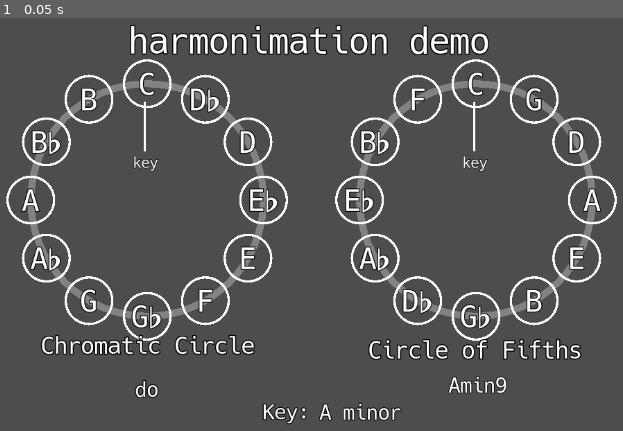
Above: before the commit, frame 1.
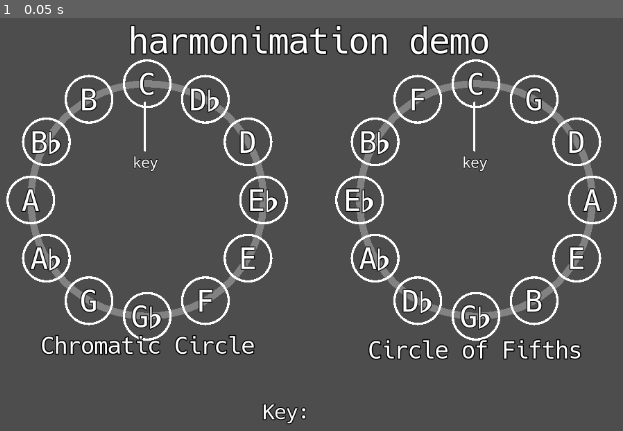
Above: after the commit, the same moment.

Repository: melodysium/harmonimation
Game: Godot game, scene res://src/video/video.tscn
Same seed, same stepped clock (60 frames per second), same inputs: the game is played once before the commit and once after it. The project has no main scene, so this scene is started directly.
Inputs:
- Up to frame 1 (0.05 s): no input

The runs differ from the first frame. In frame 1, 0.5% of the frame differs, in the area x 21-82%, y 86-98%.

Commit message:
build: upgrade to godot 4.6

Diff:
--- a/godot-animator/project.godot
+++ b/godot-animator/project.godot
@@ -8,11 +8,15 @@
 
 config_version=5
 
+[animation]
+
+compatibility/default_parent_skeleton_in_mesh_instance_3d=true
+
 [application]
 
 config/name="harmonimation"
 config/description=" A program for visualizing music theory from sheet music transcriptions."
-config/features=PackedStringArray("4.5", "GL Compatibility")
+config/features=PackedStringArray("4.6", "GL Compatibility")
 config/icon="res://icon.svg"
 
 [autoload]
--- a/godot-animator/src/video/video.tscn
+++ b/godot-animator/src/video/video.tscn
@@ -1641,102 +1641,100 @@
 v = 7
 metadata/_custom_type_script = "uid://0e4sadresek3"
 
-[node name="HarmonimationScene" type="Node2D"]
+[node name="HarmonimationScene" type="Node2D" unique_id=515163253]
 script = ExtResource("1_oxdmo")
 music_data = ExtResource("2_xqbfy")
 song_audio = ExtResource("9_xqbfy")
 
-[node name="AnimationPlayer" type="AnimationPlayer" parent="."]
-libraries = {
-&"": SubResource("AnimationLibrary_4pb6b")
-}
-
-[node name="Chromatic Circle" parent="." instance=ExtResource("1_dt7ry")]
+[node name="AnimationPlayer" type="AnimationPlayer" parent="." unique_id=1853232059]
+libraries/ = SubResource("AnimationLibrary_4pb6b")
+
+[node name="Chromatic Circle" parent="." unique_id=1967897926 instance=ExtResource("1_dt7ry")]
 position = Vector2(342, 280)
 scale = Vector2(3.3555903, 3.3555903)
 
-[node name="KeySource" type="Node" parent="Chromatic Circle"]
+[node name="KeySource" type="Node" parent="Chromatic Circle" unique_id=1121029449]
 script = ExtResource("4_wod8t")
 metadata/_custom_type_script = "uid://cswoi2ulms38l"
 
-[node name="PitchesInKey" type="Node" parent="Chromatic Circle/KeySource"]
+[node name="PitchesInKey" type="Node" parent="Chromatic Circle/KeySource" unique_id=1769928271]
 script = ExtResource("5_lbcb2")
 metadata/_custom_type_script = "uid://bsb7hruywuhj"
 
-[node name="ChordSource" type="Node" parent="Chromatic Circle"]
+[node name="ChordSource" type="Node" parent="Chromatic Circle" unique_id=542833809]
 script = ExtResource("4_wod8t")
 max_active = SubResource("Resource_xqbfy")
 metadata/_custom_type_script = "uid://cswoi2ulms38l"
 
-[node name="CirclePlayedChords" type="Node" parent="Chromatic Circle/ChordSource"]
+[node name="CirclePlayedChords" type="Node" parent="Chromatic Circle/ChordSource" unique_id=1245037804]
 script = ExtResource("5_t0067")
 metadata/_custom_type_script = "uid://cf20l3in8ynmy"
 
-[node name="ConnectPlayedChords" type="Node" parent="Chromatic Circle/ChordSource"]
+[node name="ConnectPlayedChords" type="Node" parent="Chromatic Circle/ChordSource" unique_id=1902164306]
 script = ExtResource("8_tjhhp")
 metadata/_custom_type_script = "uid://ckd4t2dh4svug"
 
-[node name="Circle of Fifths" parent="." instance=ExtResource("1_dt7ry")]
+[node name="Circle of Fifths" parent="." unique_id=1304159495 instance=ExtResource("1_dt7ry")]
 position = Vector2(816, 280)
 scale = Vector2(3.355919, 3.355919)
 pitches_per_step = 7
 
-[node name="KeySource" type="Node" parent="Circle of Fifths"]
+[node name="KeySource" type="Node" parent="Circle of Fifths" unique_id=1000119627]
 script = ExtResource("4_wod8t")
 metadata/_custom_type_script = "uid://cswoi2ulms38l"
 
-[node name="PitchesInKey" type="Node" parent="Circle of Fifths/KeySource"]
+[node name="PitchesInKey" type="Node" parent="Circle of Fifths/KeySource" unique_id=90128178]
 script = ExtResource("5_lbcb2")
 metadata/_custom_type_script = "uid://bsb7hruywuhj"
 
-[node name="ChordSource" type="Node" parent="Circle of Fifths"]
+[node name="ChordSource" type="Node" parent="Circle of Fifths" unique_id=2132488601]
 script = ExtResource("4_wod8t")
 max_active = SubResource("Resource_oxdmo")
 metadata/_custom_type_script = "uid://cswoi2ulms38l"
 
-[node name="CirclePlayedChords" type="Node" parent="Circle of Fifths/ChordSource"]
+[node name="CirclePlayedChords" type="Node" parent="Circle of Fifths/ChordSource" unique_id=173939407]
 script = ExtResource("5_t0067")
 metadata/_custom_type_script = "uid://cf20l3in8ynmy"
 
-[node name="ConnectPlayedChords" type="Node" parent="Circle of Fifths/ChordSource"]
+[node name="ConnectPlayedChords" type="Node" parent="Circle of Fifths/ChordSource" unique_id=1505510096]
 script = ExtResource("8_tjhhp")
 metadata/_custom_type_script = "uid://ckd4t2dh4svug"
 
-[node name="AudioStreamPlayer" type="AudioStreamPlayer" parent="."]
-
-[node name="CurrentChordText" parent="." instance=ExtResource("10_0d2eh")]
+[node name="AudioStreamPlayer" type="AudioStreamPlayer" parent="." unique_id=504241043]
+
+[node name="CurrentChordText" parent="." unique_id=418119648 instance=ExtResource("10_0d2eh")]
 offset_left = 672.0
 offset_top = 529.0
 offset_right = 966.0
 offset_bottom = 569.0
 theme = ExtResource("11_4pb6b")
 theme_override_constants/outline_size = 6
-text = "Amin9"
+text = ""
 text_source = 2
 
-[node name="CurrentLyrics" parent="." instance=ExtResource("10_0d2eh")]
+[node name="CurrentLyrics" parent="." unique_id=948670699 instance=ExtResource("10_0d2eh")]
 offset_left = 179.0
 offset_top = 524.0
 offset_right = 504.0
 offset_bottom = 586.0
 theme = ExtResource("11_4pb6b")
 theme_override_constants/outline_size = 8
-text = "do"
+text = ""
 text_source = 1
 transition_time = 0.001
 
-[node name="CurrentKey" parent="." instance=ExtResource("10_0d2eh")]
+[node name="CurrentKey" parent="." unique_id=1712847294 instance=ExtResource("10_0d2eh")]
 offset_left = 590.0
 offset_top = 557.0
 offset_right = 915.0
 offset_bottom = 619.0
 theme = ExtResource("11_4pb6b")
 theme_override_constants/outline_size = 8
-text = "A minor"
+text = ""
 horizontal_alignment = 0
 text_source = 3
 
-[node name="ChromaticCircle" type="Label" parent="."]
+[node name="ChromaticCircle" type="Label" parent="." unique_id=24504712]
 offset_left = 150.0
 offset_top = 473.0
 offset_right = 536.0
@@ -1749,7 +1747,7 @@
 text = "Chromatic Circle"
 horizontal_alignment = 1
 
-[node name="KeyText" type="Label" parent="."]
+[node name="KeyText" type="Label" parent="." unique_id=721667323]
 offset_left = 463.0
 offset_top = 571.0
 offset_right = 593.0
@@ -1761,7 +1759,7 @@
 text = "Key: "
 horizontal_alignment = 2
 
-[node name="Circle5ths" type="Label" parent="."]
+[node name="Circle5ths" type="Label" parent="." unique_id=1946308878]
 offset_left = 622.0
 offset_top = 479.0
 offset_right = 1008.0
@@ -1773,7 +1771,7 @@
 text = "Circle of Fifths"
 horizontal_alignment = 1
 
-[node name="Title" type="Label" parent="."]
+[node name="Title" type="Label" parent="." unique_id=1749800211]
 offset_left = 314.0
 offset_top = 24.0
 offset_right = 835.0
@@ -1785,7 +1783,7 @@
 text = "harmonimation demo"
 horizontal_alignment = 1
 
-[node name="key CC" type="Label" parent="."]
+[node name="key CC" type="Label" parent="." unique_id=866580801]
 offset_left = 298.0
 offset_top = 215.0
 offset_right = 382.0
@@ -1797,14 +1795,14 @@
 text = "key"
 horizontal_alignment = 1
 
-[node name="key line CC" type="Line2D" parent="."]
+[node name="key line CC" type="Line2D" parent="." unique_id=1198326771]
 position = Vector2(339, 139)
 points = PackedVector2Array(0, 0, 0, 70)
 width = 3.0
 begin_cap_mode = 2
 end_cap_mode = 2
 
-[node name="key C5" type="Label" parent="."]
+[node name="key C5" type="Label" parent="." unique_id=456638728]
 offset_left = 773.0
 offset_top = 215.0
 offset_right = 857.0
@@ -1816,14 +1814,14 @@
 text = "key"
 horizontal_alignment = 1
 
-[node name="key line C5" type="Line2D" parent="."]
+[node name="key line C5" type="Line2D" parent="." unique_id=1619612438]
 position = Vector2(814, 139)
 points = PackedVector2Array(0, 0, 0, 70)
 width = 3.0
 begin_cap_mode = 2
 end_cap_mode = 2
 
-[node name="RichTextLabel" type="RichTextLabel" parent="."]
+[node name="RichTextLabel" type="RichTextLabel" parent="." unique_id=1328207892]
 visible = false
 offset_right = 475.0
 offset_bottom = 40.0
Not shown: 1 places in godot-animator/src/video/video.tscn that only renumber resources
